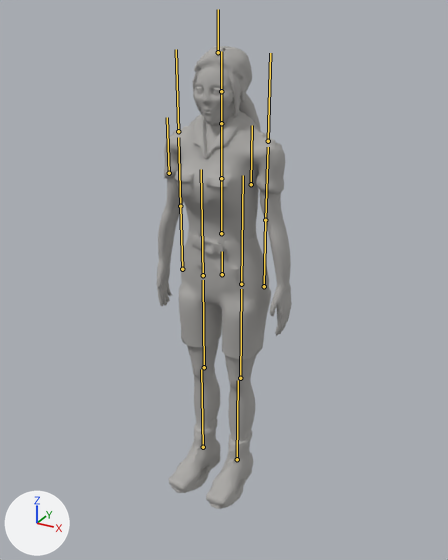
The glTF model models/keeper/female/keeper_female.glb: old version first, new version second.
Before and after are seen from a 50 mm camera at (1.058, -1.91, 1.837) aimed at (-0.005, 0.023, 0.87). Arrows for +X, +Y and +Z are at lower left; the lights stay in place. The older version comes first. Both versions are drawn at the pose saved in each file; the numbers are the values there. The bones that bend it are drawn over the model as lines.
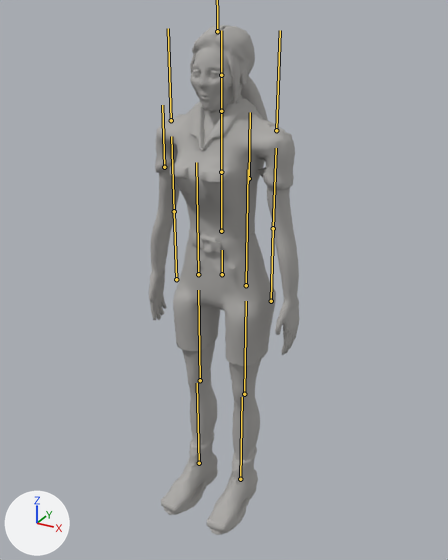
Changed parts and their boxes (x1, y1, x2, y2) in the pictures (448 x 560 px):
'Mesh_0', posed (11% wider, 10% taller)
    before: (157, 46, 292, 509)
    after: (149, 25, 299, 535)
bone 'hips', root to tip
    before: (222, 274) to (222, 251)
    after: (222, 274) to (222, 250)
bone 'chest', root to tip
    before: (221, 178) to (221, 123)
    after: (221, 172) to (221, 111)
bone 'head', root to tip
    before: (221, 91) to (221, 51)
    after: (221, 75) to (221, 30)
bone 'armUL', root to tip
    before: (268, 141) to (270, 53)
    after: (276, 130) to (280, 30)
bone 'armLL', root to tip
    before: (265, 220) to (268, 147)
    after: (273, 228) to (276, 148)
bone 'armUR', root to tip
    before: (178, 131) to (176, 49)
    after: (171, 120) to (168, 28)
bone 'armLR', root to tip
    before: (180, 206) to (178, 137)
    after: (174, 211) to (171, 136)
bone 'legUL', root to tip
    before: (241, 284) to (243, 175)
    after: (246, 285) to (248, 169)
bone 'legLL', root to tip
    before: (240, 378) to (241, 289)
    after: (244, 394) to (246, 301)
bone 'legUR', root to tip
    before: (203, 275) to (201, 169)
    after: (198, 274) to (196, 162)
bone 'legLR', root to tip
    before: (204, 367) to (203, 280)
    after: (200, 380) to (198, 290)

The change in detail:
Bone 'hips' (bone_hips) is rescaled from (0.94, 1.04, 1.06) to (0.87, 1.1, 1.16).
Bone 'chest' (bone_chest) is rescaled from (1.08, 1.03, 1.1) to (1.19, 1.07, 1.23).
Bone 'head' (bone_head) is rescaled from (0.98, 0.98, 0.98) to (0.96, 0.96, 0.96).
Bone 'hair' (bone_hair) is rescaled from (1.0, 1.0, 1.0) to (1.08, 1.12, 1.08).
Bone 'armUL' (bone_armul) moves from (0.0, 0.0, 0.0) to (0.025, 0.0, 0.0).
Bone 'armLL' (bone_armll) moves from (0.0, 0.0, 0.0) to (0.0, -0.03, 0.0).
Bone 'armUR' (bone_armur) moves from (0.0, 0.0, 0.0) to (-0.025, 0.0, 0.0).
Bone 'armLR' (bone_armlr) moves from (0.0, 0.0, 0.0) to (0.0, -0.03, 0.0).
Bone 'legUL' (bone_legul) moves from (0.0, 0.0, 0.0) to (0.03, 0.0, 0.0).
Bone 'legUL' (bone_legul) is rescaled from (1.0, 1.0, 1.0) to (1.06, 1.0, 1.06).
Bone 'legLL' (bone_legll) moves from (0.0, 0.0, 0.0) to (0.0, -0.04, 0.0).
Bone 'legUR' (bone_legur) moves from (0.0, 0.0, 0.0) to (-0.03, 0.0, 0.0).
Bone 'legUR' (bone_legur) is rescaled from (1.0, 1.0, 1.0) to (1.06, 1.0, 1.06).
Bone 'legLR' (bone_leglr) moves from (0.0, 0.0, 0.0) to (0.0, -0.04, 0.0).
